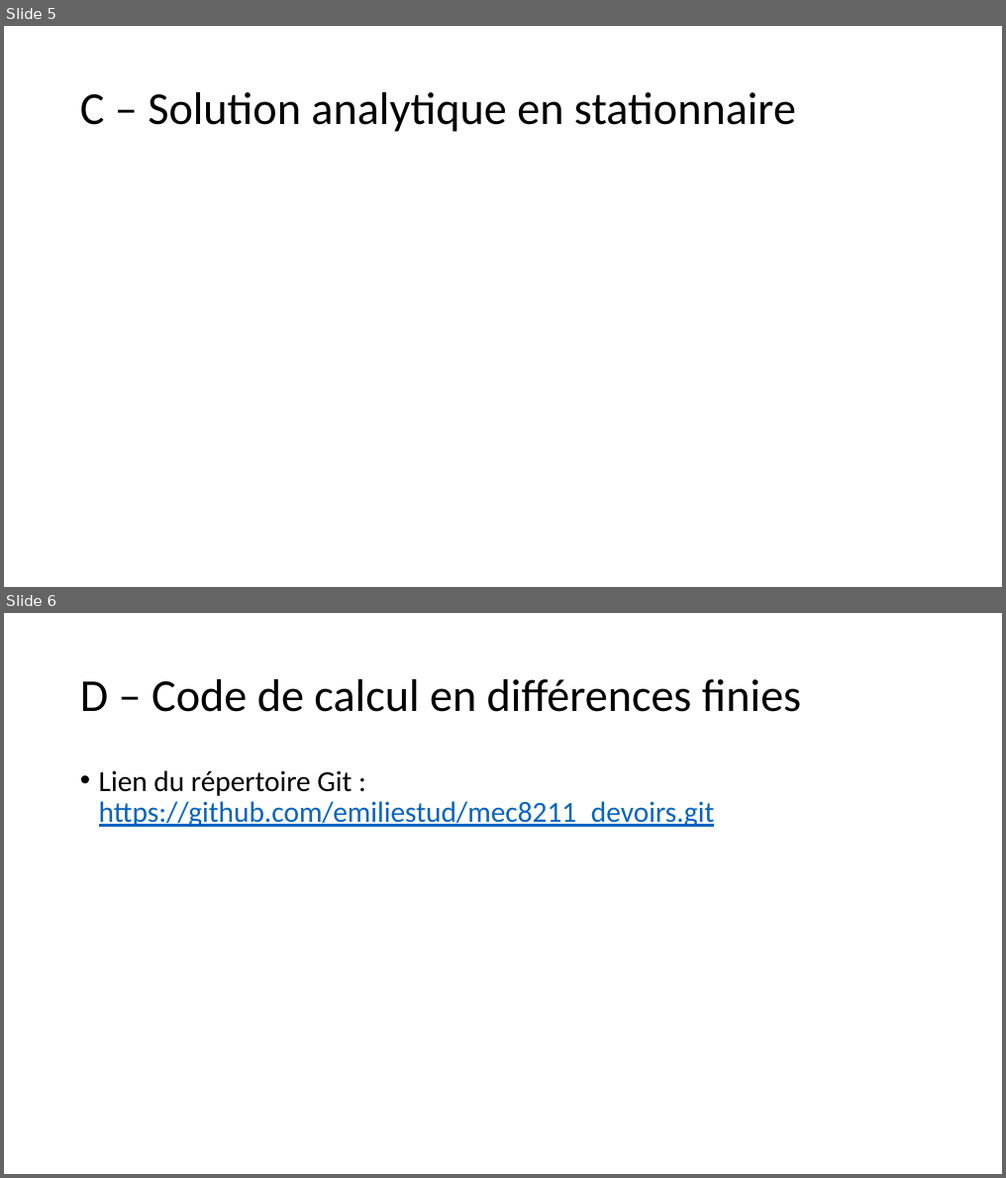
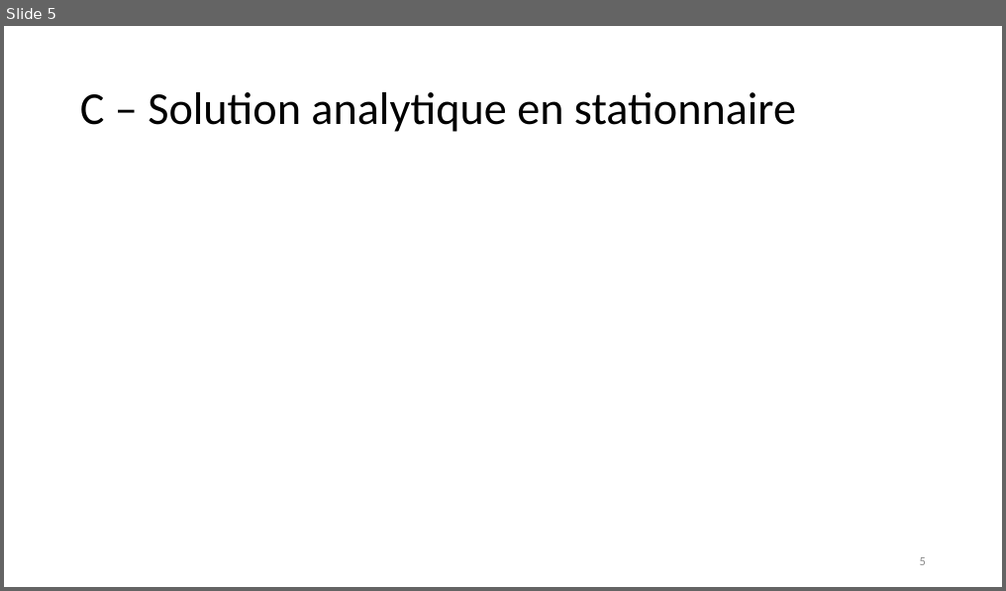
Before and after one commit to emiliestud/mec8211_devoirs, a slide deck: devoir1_presentation.pptx. Shown one above the other, each under a label of ours: slides 5 and 6 before the commit, slide 5 after it. The pictures are 1006x1178 and 1006x591 pixels, drawn with LibreOffice and Linux fonts; fonts in the diff are those of the drawing; grey boxes stand for pictures. Boxes give left, top, right and bottom in pixels: in the first picture for what was removed or moved away, otherwise in the second. Text is boxed around its words. In the diff, an @@ line names an element or a change of style, - is before the commit and + after.

Commit message:
moficiation du code + calcul des erreurs, et midif presentation ppt

```diff
--- a/devoir1_presentation.pptx
+++ b/devoir1_presentation.pptx
@@ slide 6 removed at (x1=4, y1=613, x2=1002, y2=1174), background #FFFFFF @@
@@ title removed at (x1=80, y1=679, x2=801, y2=712) @@
-D – Code de calcul en différences finies
@@ text removed at (x1=99, y1=770, x2=715, y2=827) @@
-• Lien du répertoire Git : https://github.com/emiliestud/mec8211_devoirs.git
@@ slide 5 changed as well @@
@@ page number added at (x1=920, y1=558, x2=926, y2=566), 12 pt, text #8C8C8C @@
+5
```
Also in this commit, not shown: 3 other slides changed, 5 slides added, 1 other slide removed, 1 other file.
